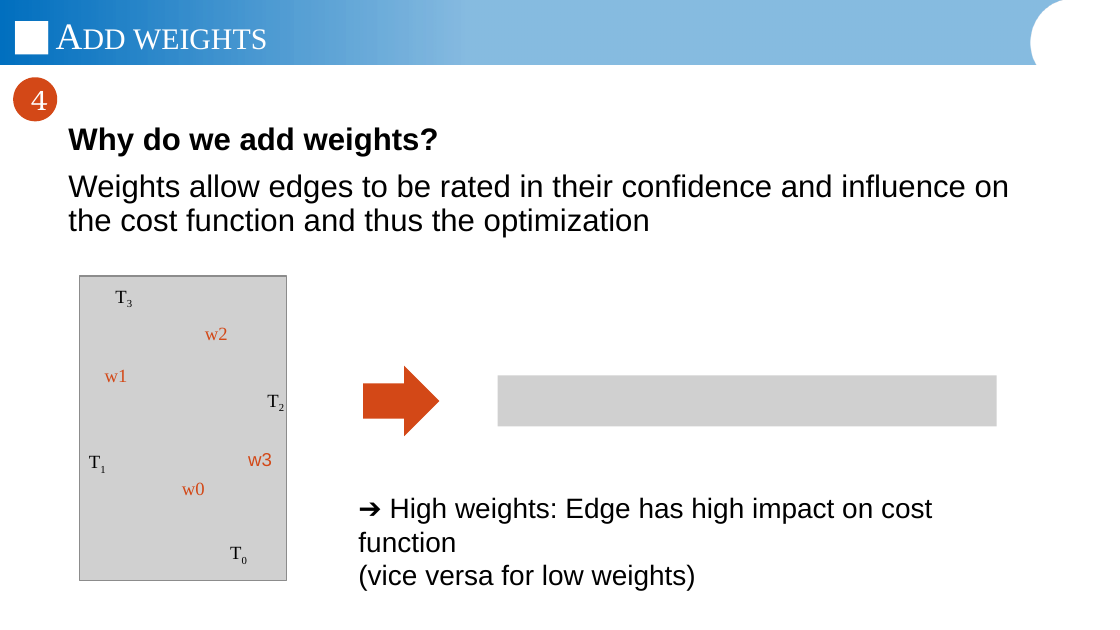
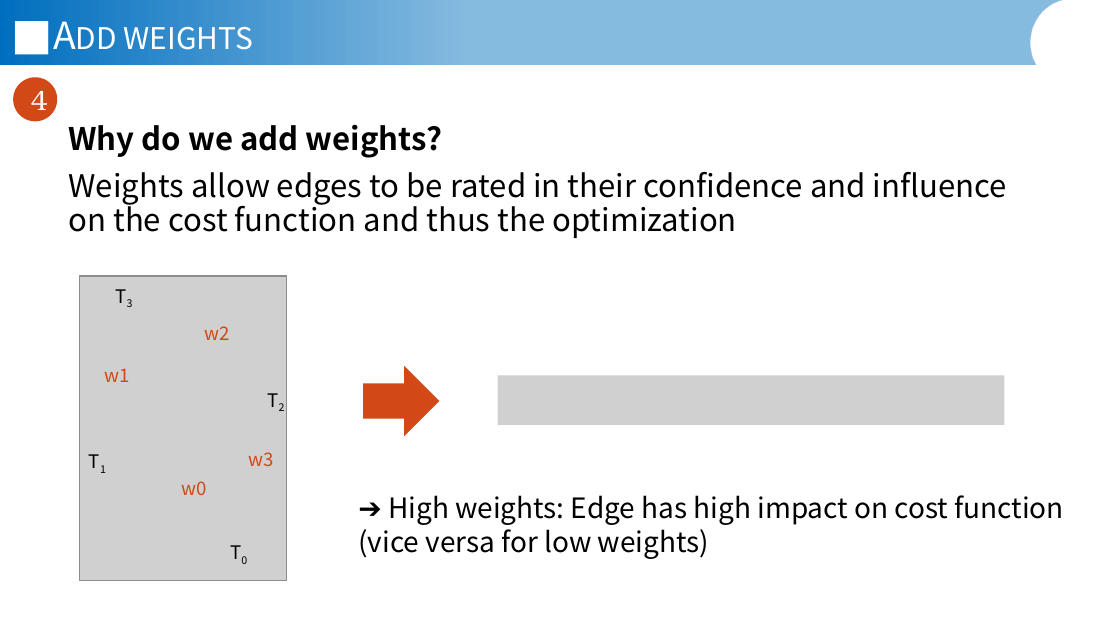
Before and after one commit to JannisIwate/freehand_ur_pgo, a slide deck: slide 13 of documents/Jannis_Meyer_Presentation_11_05_2026.pptx. Drawn at 1120x630 pixels with LibreOffice and Linux fonts; fonts in the diff are those of the drawing; grey boxes stand for pictures; background and template pictures are left out. Boxes give left, top, right and bottom in pixels: in the first picture for what was removed or moved away, otherwise in the second. Text is boxed around its words. In the diff, an @@ line names an element or a change of style, - is before the commit and + after.

```diff
--- a/documents/Jannis_Meyer_Presentation_11_05_2026.pptx
+++ b/documents/Jannis_Meyer_Presentation_11_05_2026.pptx
@@ picture resized from (x1=497, y1=375, x2=997, y2=426) to (x1=497, y1=375, x2=1004, y2=424) @@
@@ font Times New Roman to Noto Sans CJK JP in 8 elements at (x1=240, y1=124, x2=442, y2=158), (x1=218, y1=536, x2=284, y2=572), (x1=256, y1=383, x2=300, y2=419), (x1=104, y1=279, x2=148, y2=315), (x1=77, y1=445, x2=121, y2=480), (x1=205, y1=326, x2=230, y2=340), (x1=105, y1=368, x2=130, y2=382), (x1=182, y1=481, x2=207, y2=495) @@
@@ font Arial to Noto Sans CJK JP in 3 elements at (x1=68, y1=125, x2=1007, y2=238), (x1=248, y1=452, x2=273, y2=466), (x1=358, y1=495, x2=1064, y2=559) @@
```
Also in this commit, not shown: 15 other slides changed, 1 other file.
